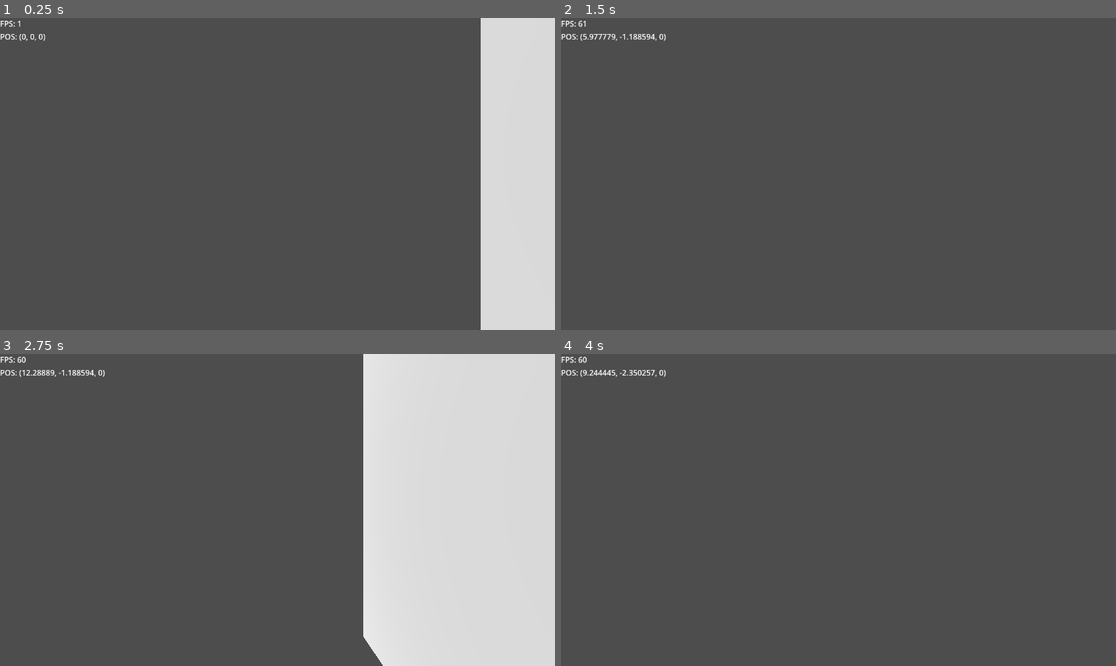
Above: before the commit, frames 1-4 (two rows, left to right).
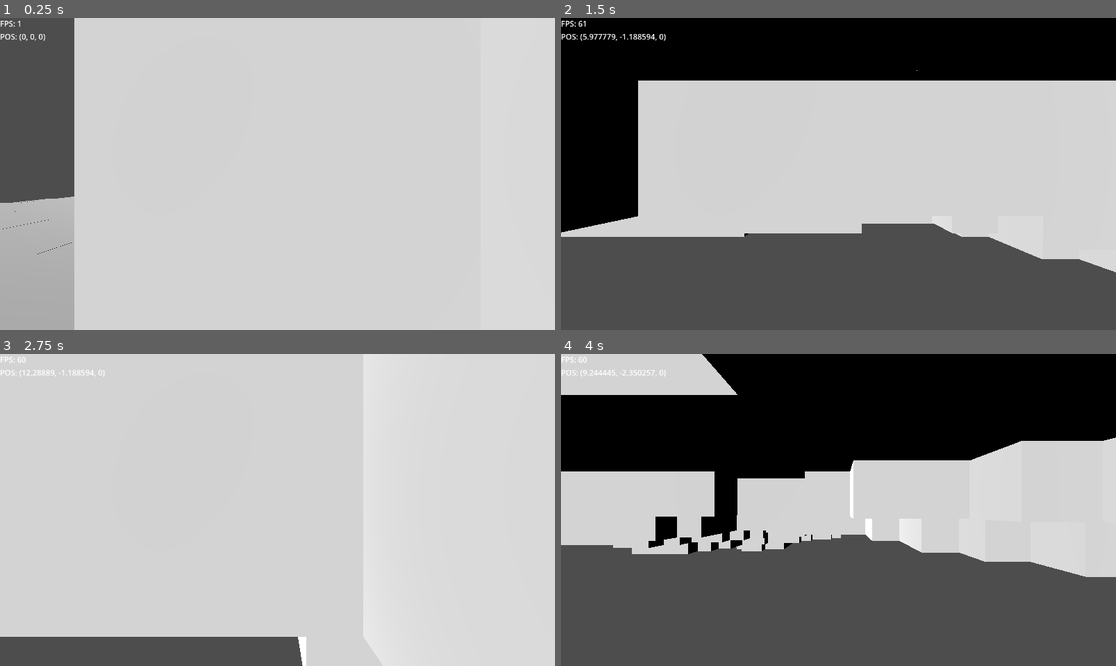
Above: after the commit, the same moments.

Repository: lucien-n/gd-3d
Game: Godot game, scene res://scenes/game.tscn
Two runs of this game, one before a commit and one after it. Both use one fixed random seed, a clock stepped at 60 frames per second and the inputs below.
Inputs (mouse positions are in pixels of both pictures, inside the frame that each line leads up to):
- Up to frame 1 (0.25 s): no input
- Up to frame 2 (1.5 s): tap Enter at 0.5 s; move the mouse to (960, 158) at 0.52 s; hold D 0.53-1.25 s; tap Q at 0.6 s; click (960, 158) at 0.67 s; drag from (727, 189) to (810, 236) at 1.27 s
- Up to frame 3 (2.75 s): tap Space at 2 s; move the mouse to (333, 441) at 2.02 s; hold D from 2.03 s (still down); tap Shift at 2.1 s
- Up to frame 4 (4 s): release D at 2.75 s; drag from (810, 572) to (672, 463) at 2.77 s; tap Enter at 3.5 s; move the mouse to (1005, 556) at 3.52 s; hold A from 3.53 s (still down); tap Q at 3.6 s

The runs differ from the first frame. In frame 1, 79% of the frame differs, in the area x 0-87%, y 0-100%; in frame 2, 71%; in frame 3, 61%; in frame 4, 64%.

Commit message:
render distance

Diff:
--- a/scripts/culler.gd
+++ /dev/null
@@ -1,26 +0,0 @@
-extends Node
-
-@onready var camera = get_parent().get_node("camera")
-@onready var generator = get_parent().world.get_node('generator')
-@onready var chunks = generator.get_node('chunks')
-
-func _process(delta):
-	distance()
-
-func distance():
-	var position = camera.position
-	var x = floor(position.x / generator.CHUNK_SIZE) * generator.CHUNK_SIZE
-	var z = floor(position.z / generator.CHUNK_SIZE) * generator.CHUNK_SIZE
-	var y = 0
-
-	for chunk in chunks.get_children():
-		chunk.visible = chunk.position == Vector3(x, y, z)
-
-func frustum():
-	var space_state = camera.world.get_world_3d().direct_space_state
-	for chunk in chunks.get_children():
-		var query = PhysicsRayQueryParameters3D.create(chunk.position, camera.position)
-		query.collide_with_bodies = true
-		query.collide_with_areas = true
-		var result: Dictionary = space_state.intersect_ray(query)
-		if (!result.is_empty()): chunk.visible = false
--- a/scripts/generator.gd
+++ b/scripts/generator.gd
@@ -13,15 +13,15 @@
 var noise = FastNoiseLite.new()
 
 func generate_chunk(chunk_pos: Vector3):
-	var position = Vector3(chunk_pos.x * CHUNK_SIZE, 0, chunk_pos.z * CHUNK_SIZE)
+	var chunk_world_pos = Vector3(chunk_pos.x * CHUNK_SIZE, 0, chunk_pos.z * CHUNK_SIZE)
 	if (CHUNKS.has(chunk_pos)): return
-	print("Generating chunk: ", position, " || world: ", chunk_pos)
+	print("Generating chunk: ", chunk_world_pos, " || world: ", chunk_pos)
 
 	var chunk = StaticBody3D.new()
-	chunk.position = position
+	chunk.position = chunk_world_pos
 
-	var abs_x = position.x
-	var abs_z = position.z
+	var abs_x = chunk.position.x
+	var abs_z = chunk.position.z
 
 	for x in range(CHUNK_SIZE):
 		for z in range(CHUNK_SIZE):
--- a/scripts/world.gd
+++ b/scripts/world.gd
@@ -5,11 +5,18 @@
 @onready var player = $player
 @onready var generator = $generator
 
+@export var render_distance = 2
+
 func _process(delta):
 	var player_chunk_pos = world_to_chunk_position(player.position)
 	#for chunk in generator.get_children():
 	#	chunk.visible = chunk.position == player_chunk_pos
-	s_generate_chunk.emit(player_chunk_pos)
+	for x in range((render_distance * 2) + 1):
+		for z in range((render_distance * 2) + 1):
+			var pos = Vector3.ZERO
+			pos.x = player_chunk_pos.x + x - render_distance
+			pos.z = player_chunk_pos.z + z - render_distance
+			s_generate_chunk.emit(pos)
 
 func world_to_chunk_position(position: Vector3) -> Vector3:
 	return Vector3(floor(position.x / generator.CHUNK_SIZE), 0, floor(position.z / generator.CHUNK_SIZE))
